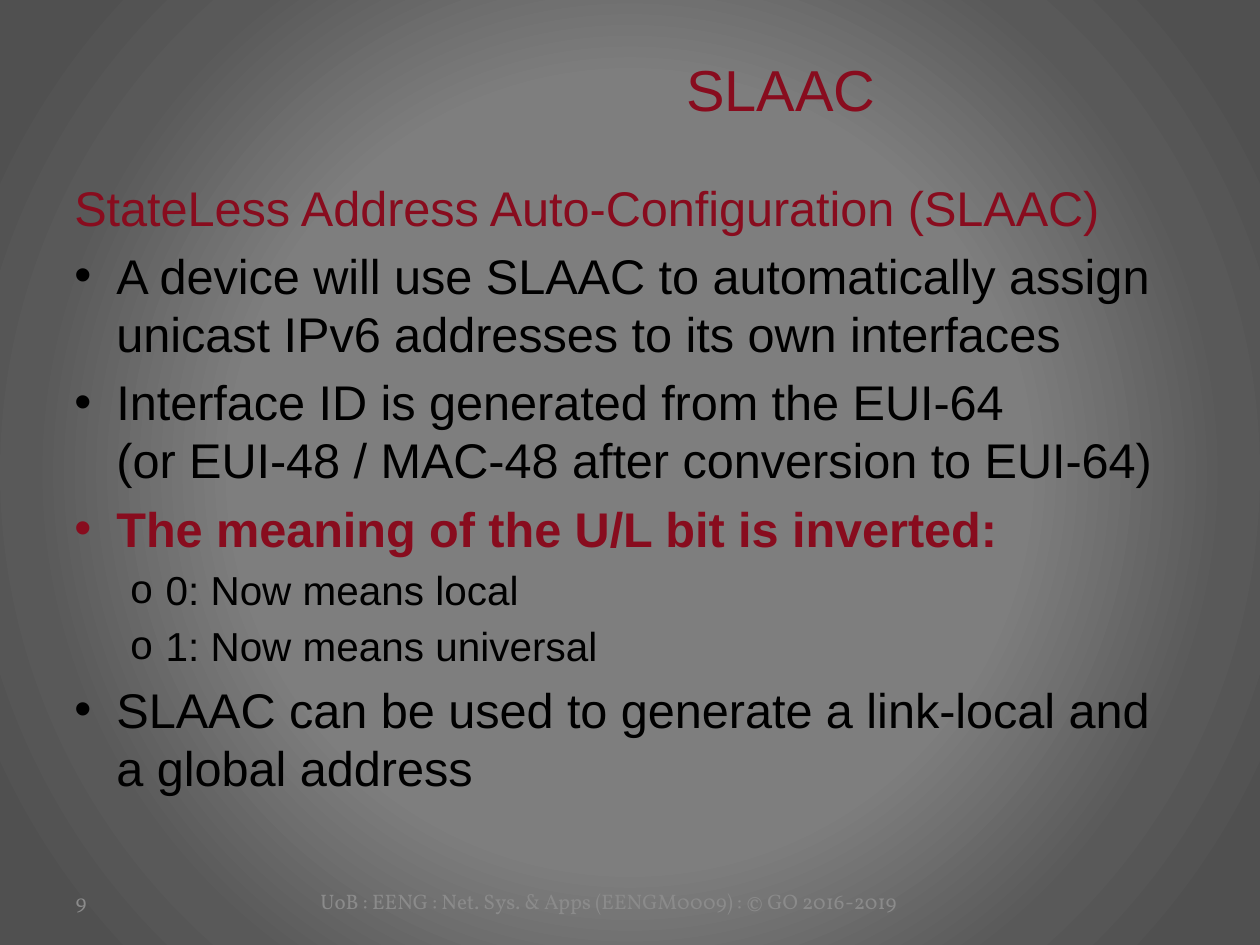
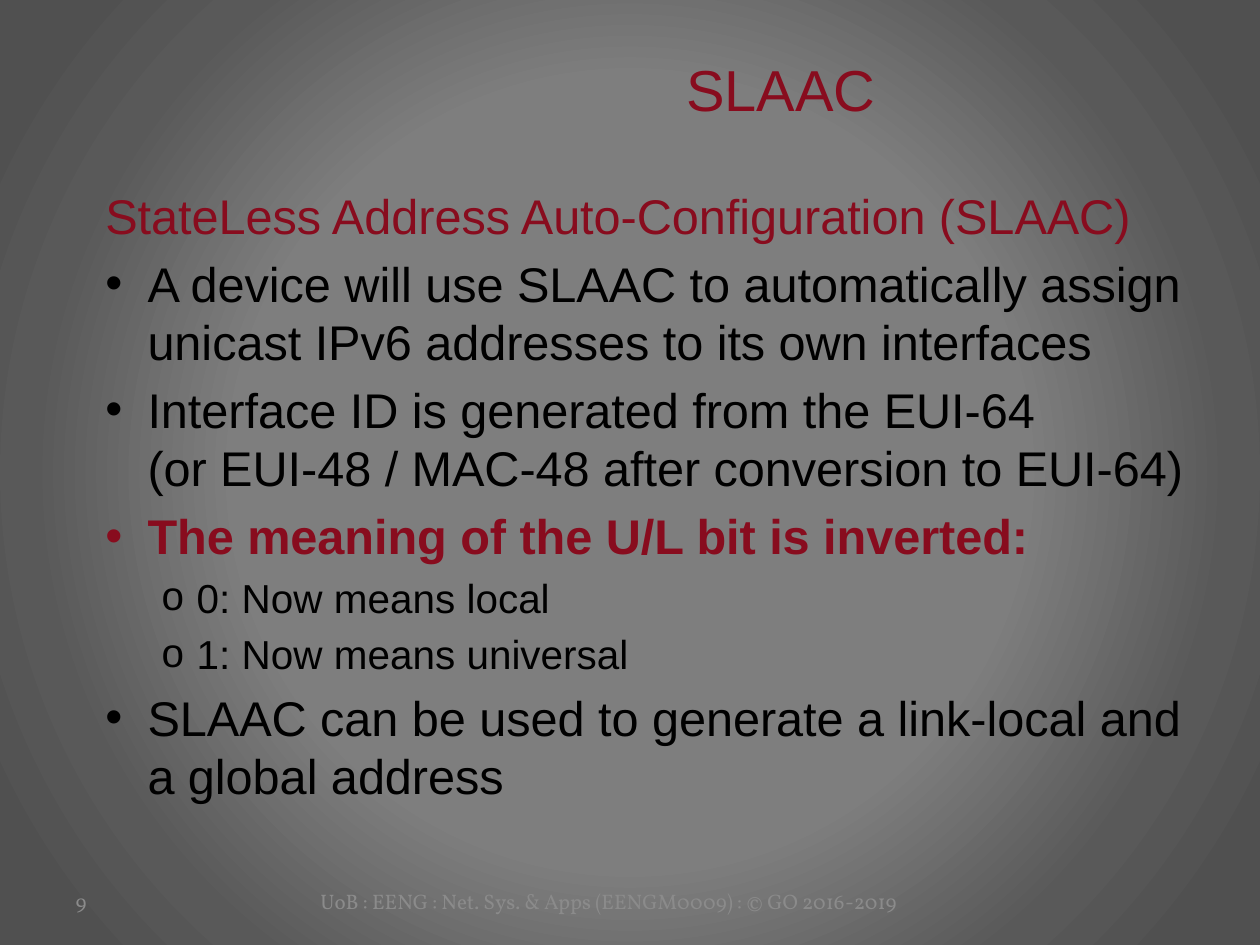
Before and after one commit to guiwecgdiu/UniversityOfBristol, a slide deck: slide 9 of Networked System and Applications/week19/EENGM0009-3-05-IoT-IPv6(1).pptx. Drawn at 1260x945 pixels with LibreOffice and Linux fonts; fonts in the diff are those of the drawing; background and template pictures are left out. Boxes give left, top, right and bottom in pixels: in the first picture for what was removed or moved away, otherwise in the second. Text is boxed around its words. In the diff, an @@ line names an element or a change of style, - is before the commit and + after.

```diff
--- a/Networked System and Applications/week19/EENGM0009-3-05-IoT-IPv6(1).pptx
+++ b/Networked System and Applications/week19/EENGM0009-3-05-IoT-IPv6(1).pptx
@@ text "StateLess Address Auto-Configuration (SLAAC)": place and size @@
-text "StateLess Address Auto-Configuration (SLAAC)" at <box>74,191,1152,795</box>
+text "StateLess Address Auto-Configuration (SLAAC)" at <box>105,199,1183,803</box>
```
Also in this commit, not shown: 9 other files.
